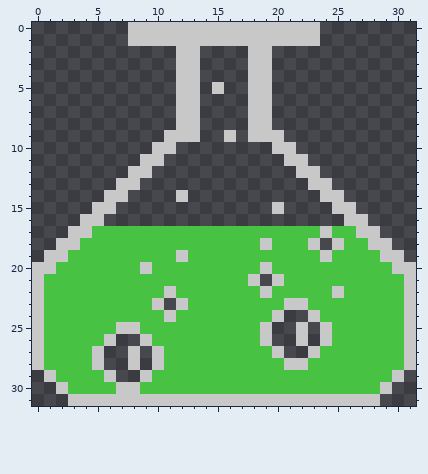
Pixel-art sprite -- _site/src/assets/img/icons/flask32.png. Above is the file before it was changed.
The file is 32x32 pixels.
The result:
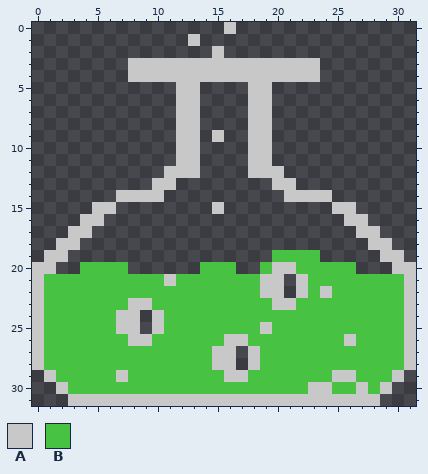
Palette (. is transparent): A #c8c8c8  B #48c243
The edit:
Changed rows in their new state; - is an unchanged pixel.
first column x 8:
 0 ........-.......
 1 .....-..........
 2 ----..-A--..----
 3 AAAA--AAAA--AAAA
 4 AAAA--AAAA--AAAA
 5 -------.--------
first column x 2:
 9 ---------.---A.---.---------
10 --------..AA----AA..--------
11 -------..-AA----AA-..-------
12 ------..-AAA----AAA-..------
13 -----..-AA--------AA-..-----
14 ----.-AAA-.--------AAA-.----
15 -------------A----.---------
17 ---......................---
18 --....................-...--
19 -.................----.....-
20 ..----......---..BAA-----...
21 ---------A------BA-.A-------
22 ---------B--------A.A-AB----
23 ------AABBB-------A-B-------
24 -----AA.AB--------BBBB------
25 -------.A---------BBBBB-----
26 ----BBA-------AA-BBBBBB-A---
27 ---BBBBBB----AA.A-BBBB------
28 ---BBBBBB----AA.A--BB-------
29 ----BABB------AA-------AA---
30 -----BB--------------AA--A--
Boxes around the changes in both pictures, in picture pixels (x1, y1, x2, y2):
changed: (128, 22, 320, 94)
changed: (56, 130, 392, 394)
